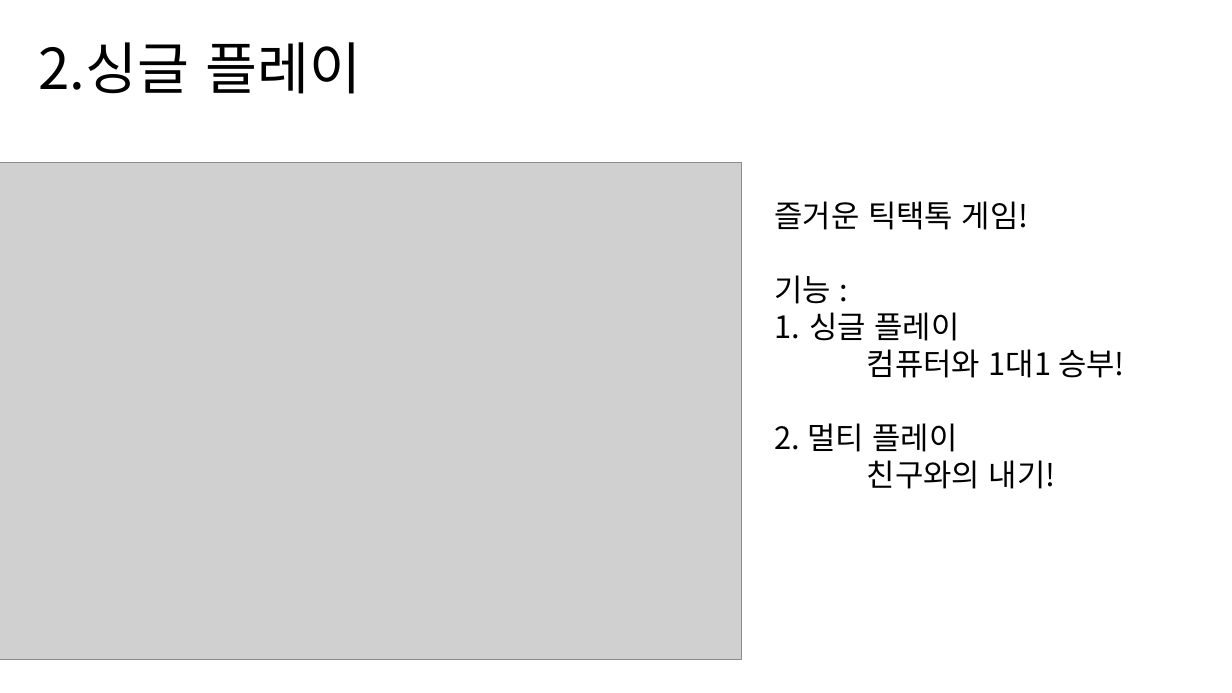
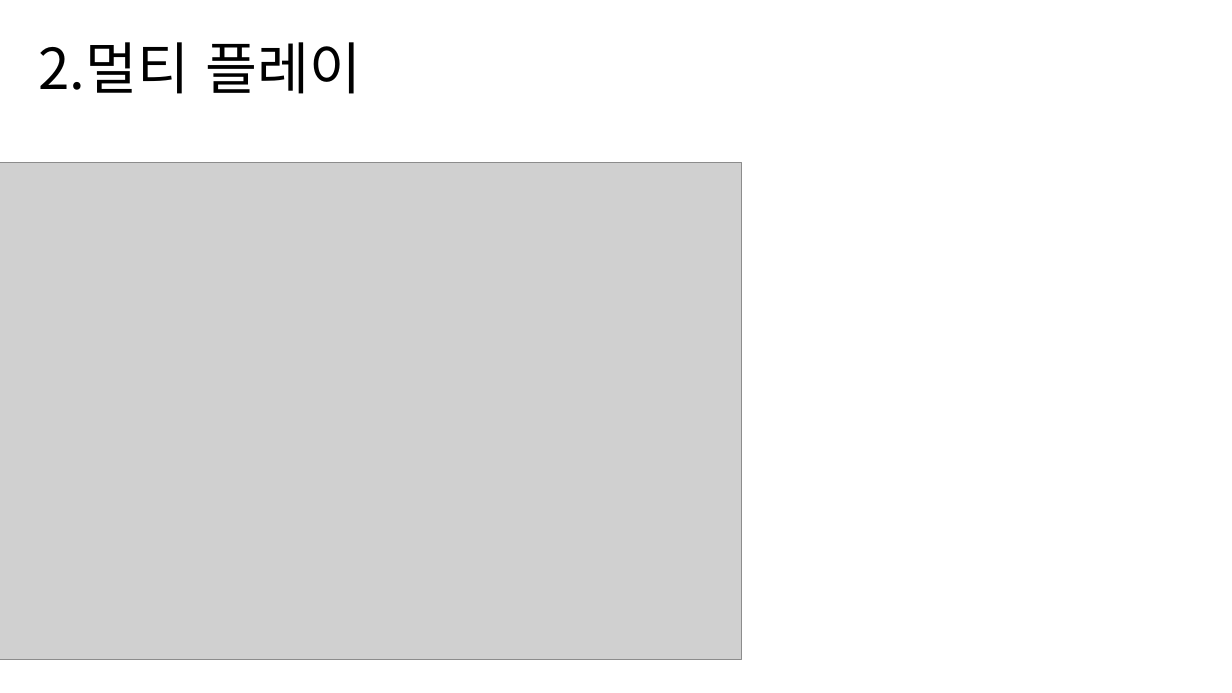
Before and after one commit to ccss17/HGU-IntensiveGUIProgramming, a slide deck: slide 3 of Project2/submit/21900516_Leesehyun ppt.pptx. Drawn at 1232x693 pixels with LibreOffice and Linux fonts; fonts in the diff are those of the drawing; grey boxes stand for pictures. Boxes give left, top, right and bottom in pixels: in the first picture for what was removed or moved away, otherwise in the second. Text is boxed around its words. In the diff, an @@ line names an element or a change of style, - is before the commit and + after.

```diff
--- a/Project2/submit/21900516_Leesehyun ppt.pptx
+++ b/Project2/submit/21900516_Leesehyun ppt.pptx
@@ text at [38, 42, 361, 94]: text changed @@
-2.싱글 플레이
+2.멀티 플레이
@@ text removed at [774, 201, 1125, 489] @@
-즐거운 틱택톡 게임!
-기능 :
-1. 싱글 플레이
-컴퓨터와 1대1 승부!
-2. 멀티 플레이
-친구와의 내기!
```
Also in this commit, not shown: 1 other slide changed, 12 other files.
